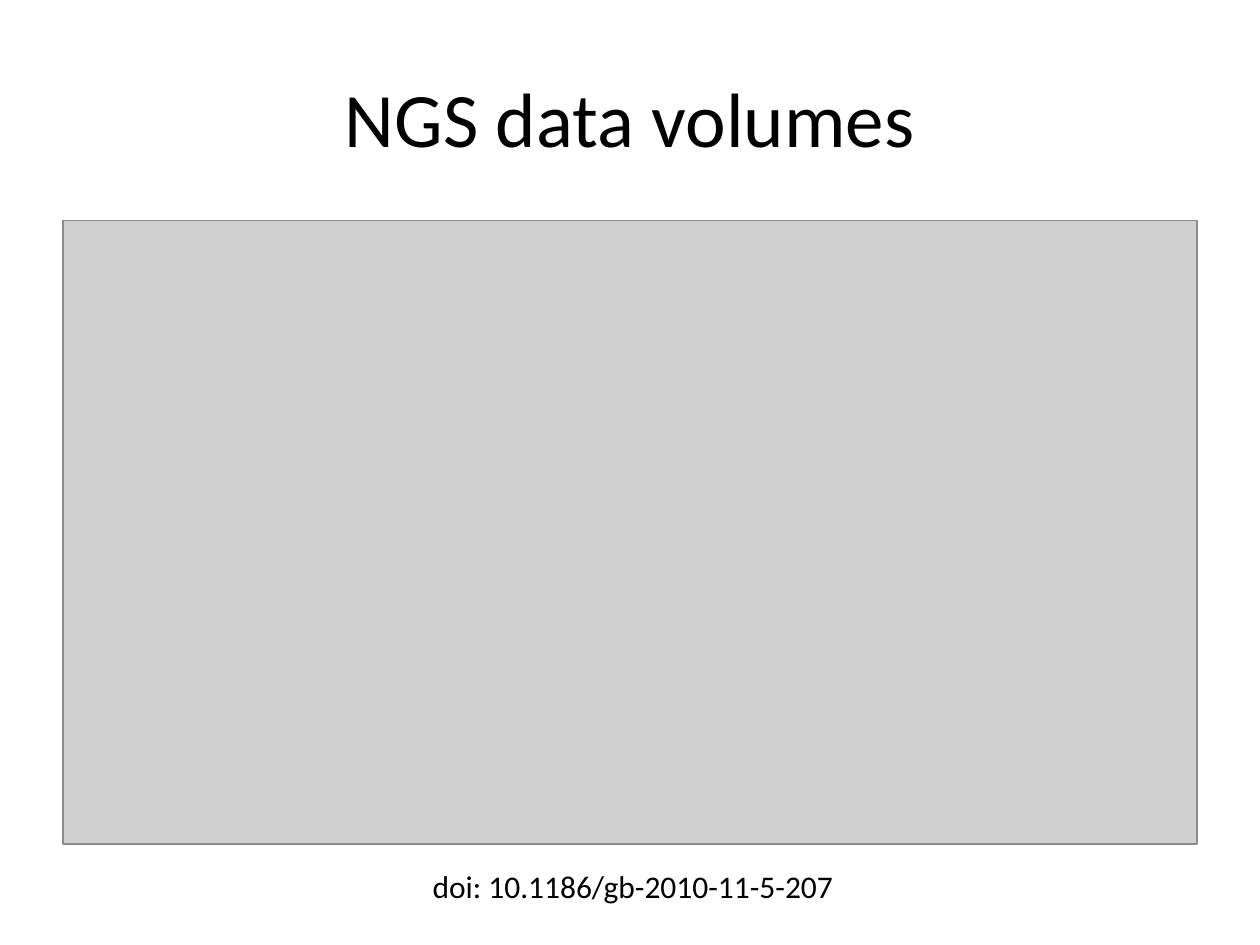
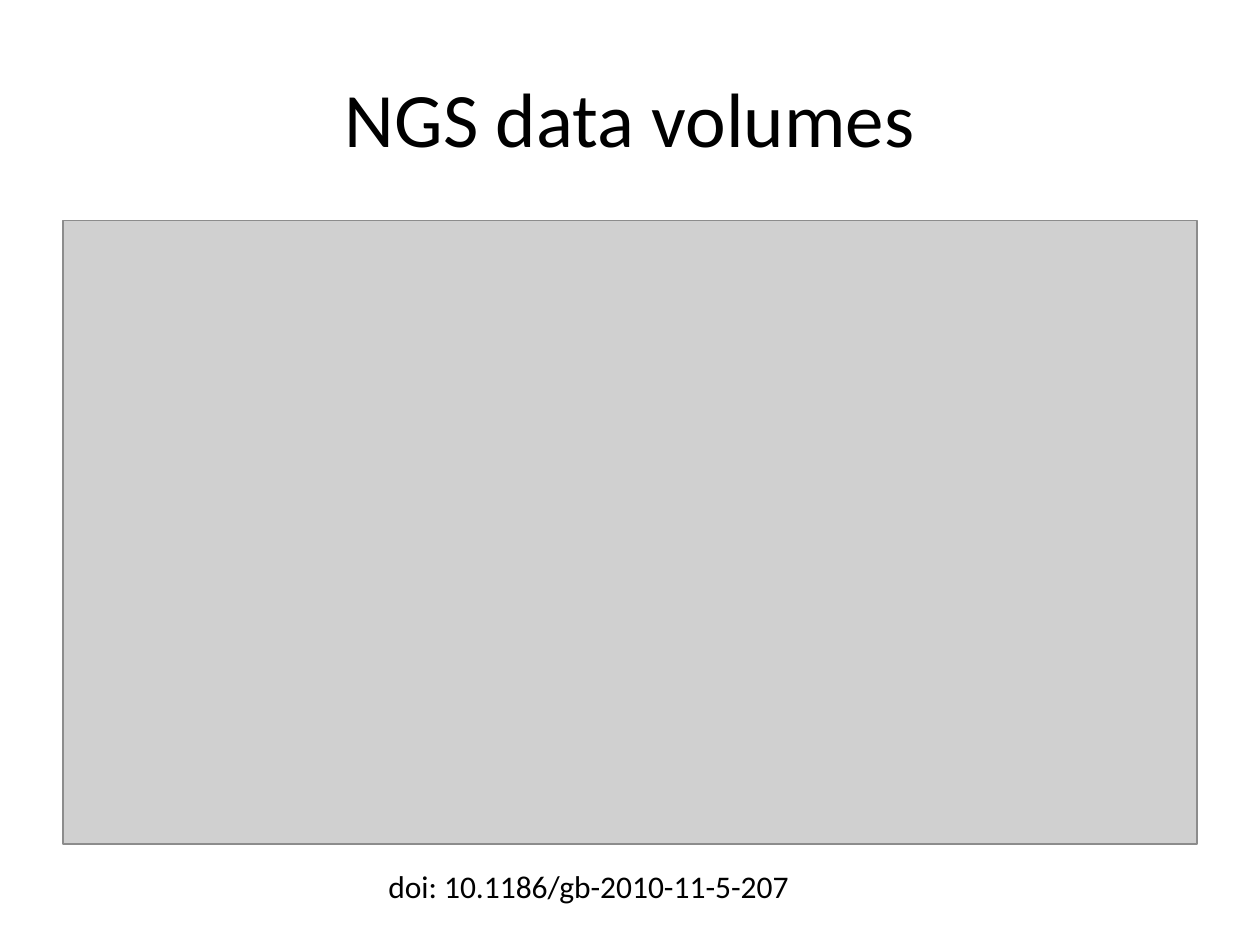
Before and after one commit to naturalis/arangs, a slide deck: slide 2 of doc/slides/day4/session2/DataSharing.pptx. Drawn at 1260x945 pixels with LibreOffice and Linux fonts; fonts in the diff are those of the drawing; grey boxes stand for pictures. Boxes give left, top, right and bottom in pixels: in the first picture for what was removed or moved away, otherwise in the second. Text is boxed around its words. In the diff, an @@ line names an element or a change of style, - is before the commit and + after.

```diff
--- a/doc/slides/day4/session2/DataSharing.pptx
+++ b/doc/slides/day4/session2/DataSharing.pptx
@@ text "doi: 10.1186/gb-2010-11-5-207": place and size @@
-text "doi: 10.1186/gb-2010-11-5-207" at bbox=[433, 876, 832, 904]
+text "doi: 10.1186/gb-2010-11-5-207" at bbox=[388, 876, 788, 904]
```
Also in this commit, not shown: 7 other slides changed, 1 slide added, 1 slide removed, 1 other file.
